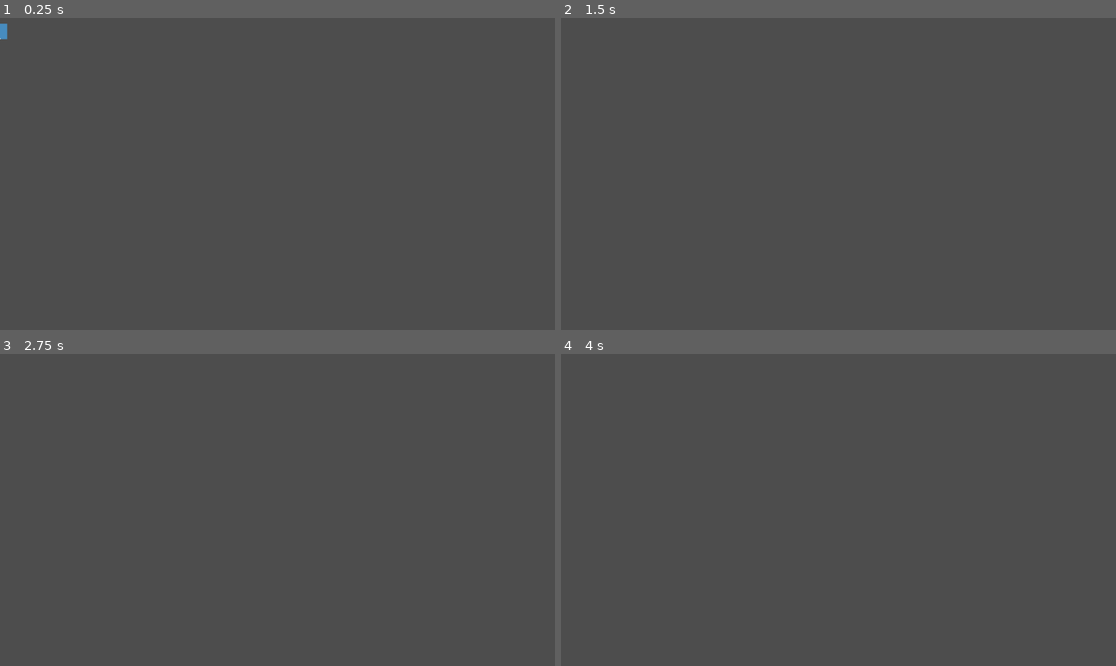
Above: before the commit, frames 1-4 (two rows, left to right).
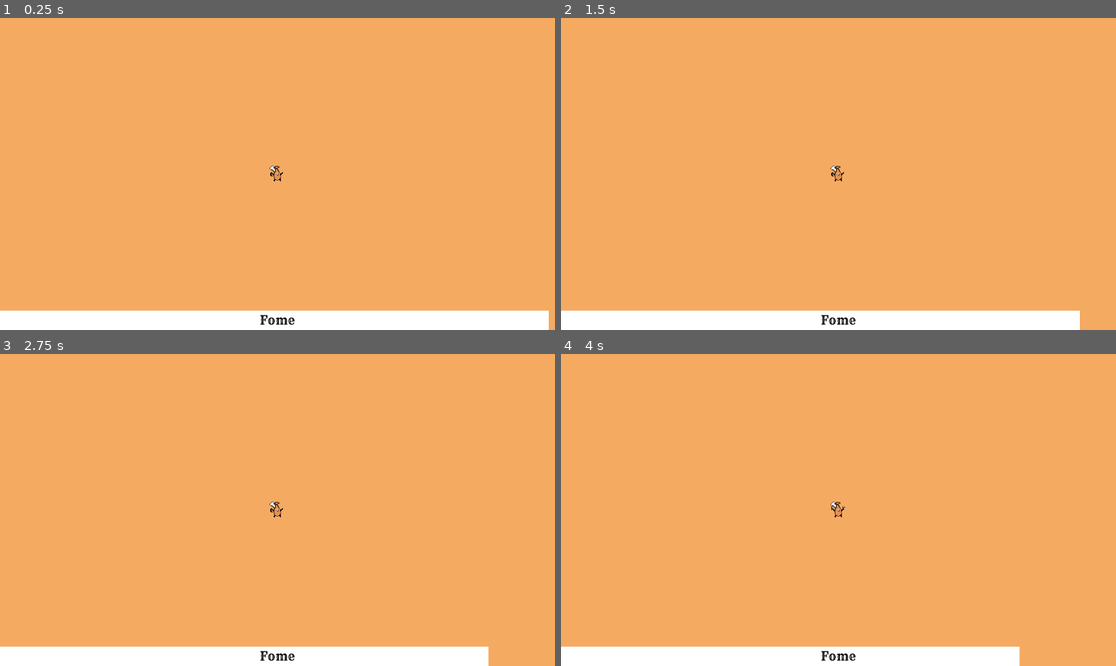
Above: after the commit, the same moments.

Repository: supergeekssertaozinho-tech/TCC-Quarta
Game: Godot game, scene res://Cenas/player.tscn
Same seed, same stepped clock (60 frames per second), same inputs: the game is played once before the commit and once after it. Before the commit the project starts from res://Player/player.tscn. The engine's default icon, where the game draws it, is replaced by a stand-in: a white triangle on a blue panel in a dark square.
Inputs:
- Up to frame 1 (0.25 s): no input
- Up to frame 2 (1.5 s): tap Enter (ui_accept) at 0.5, 0.77 s; hold Right (ui_right) from 0.53 s (still down)
- Up to frame 3 (2.75 s): tap Enter (ui_accept) at 1.52 s; release Right (ui_right) at 2.03 s; hold Left (ui_left) from 2.03 s (still down)
- Up to frame 4 (4 s): release Left (ui_left) at 2.78 s; hold Right (ui_right) from 2.78 s (still down); tap Enter (ui_accept) at 3.02, 3.77 s

The runs differ from the first frame. In frame 1, 100% of the frame differs, in the area x 0-100%, y 0-100%; in frame 2, 100%; in frame 3, 100%; in frame 4, 100%.

Commit message:
Atualizado 261125

Diff:
--- /dev/null
+++ b/tcc-quarta/Cenas/Bala.tscn
@@ -0,0 +1,61 @@
+[gd_scene load_steps=9 format=3 uid="uid://byuuocamxr61"]
+
+[ext_resource type="Script" uid="uid://ctjscio5i6hcv" path="res://Script/enemy.gd" id="1_r1v8s"]
+[ext_resource type="Texture2D" uid="uid://ctl7n8pu02afc" path="res://2Ds/Bala.png" id="2_r1v8s"]
+
+[sub_resource type="RectangleShape2D" id="RectangleShape2D_7xaro"]
+
+[sub_resource type="AtlasTexture" id="AtlasTexture_mghm4"]
+atlas = ExtResource("2_r1v8s")
+region = Rect2(0, 0, 32, 32)
+
+[sub_resource type="AtlasTexture" id="AtlasTexture_onmsj"]
+atlas = ExtResource("2_r1v8s")
+region = Rect2(32, 0, 32, 32)
+
+[sub_resource type="AtlasTexture" id="AtlasTexture_0dsfu"]
+atlas = ExtResource("2_r1v8s")
+region = Rect2(64, 0, 32, 32)
+
+[sub_resource type="SpriteFrames" id="SpriteFrames_3yqyl"]
+animations = [{
+"frames": [{
+"duration": 1.0,
+"texture": SubResource("AtlasTexture_mghm4")
+}, {
+"duration": 1.0,
+"texture": SubResource("AtlasTexture_onmsj")
+}, {
+"duration": 1.0,
+"texture": SubResource("AtlasTexture_0dsfu")
+}],
+"loop": true,
+"name": &"default",
+"speed": 6.0
+}]
+
+[sub_resource type="CircleShape2D" id="CircleShape2D_7k104"]
+
+[node name="Pudim" type="CharacterBody2D"]
+script = ExtResource("1_r1v8s")
+use_gravity = false
+use_raycast = false
+
+[node name="Collision" type="CollisionShape2D" parent="."]
+shape = SubResource("RectangleShape2D_7xaro")
+
+[node name="AnimatedSprite2D" type="AnimatedSprite2D" parent="."]
+sprite_frames = SubResource("SpriteFrames_3yqyl")
+autoplay = "default"
+frame_progress = 0.46861193
+
+[node name="RayCast2D" type="RayCast2D" parent="."]
+
+[node name="Area2D" type="Area2D" parent="."]
+
+[node name="CollisionShape2D" type="CollisionShape2D" parent="Area2D"]
+shape = SubResource("CircleShape2D_7k104")
+debug_color = Color(0.9953061, 0, 0.21541578, 0.41960785)
+
+[connection signal="body_entered" from="Area2D" to="." method="_on_area_2d_body_entered"]
+[connection signal="body_exited" from="Area2D" to="." method="_on_area_2d_body_exited"]
--- /dev/null
+++ b/tcc-quarta/Cenas/Bjinho.tscn
@@ -0,0 +1,61 @@
+[gd_scene load_steps=9 format=3 uid="uid://7fq057eyyyk2"]
+
+[ext_resource type="Script" uid="uid://ctjscio5i6hcv" path="res://Script/enemy.gd" id="1_yvlsx"]
+[ext_resource type="Texture2D" uid="uid://d0gytkxuxi8x1" path="res://2Ds/Bjinho.png" id="2_yvlsx"]
+
+[sub_resource type="RectangleShape2D" id="RectangleShape2D_7xaro"]
+
+[sub_resource type="AtlasTexture" id="AtlasTexture_ggl77"]
+atlas = ExtResource("2_yvlsx")
+region = Rect2(0, 0, 32, 32)
+
+[sub_resource type="AtlasTexture" id="AtlasTexture_cpv0j"]
+atlas = ExtResource("2_yvlsx")
+region = Rect2(32, 0, 32, 32)
+
+[sub_resource type="AtlasTexture" id="AtlasTexture_6bici"]
+atlas = ExtResource("2_yvlsx")
+region = Rect2(64, 0, 32, 32)
+
+[sub_resource type="SpriteFrames" id="SpriteFrames_3yqyl"]
+animations = [{
+"frames": [{
+"duration": 1.0,
+"texture": SubResource("AtlasTexture_ggl77")
+}, {
+"duration": 1.0,
+"texture": SubResource("AtlasTexture_cpv0j")
+}, {
+"duration": 1.0,
+"texture": SubResource("AtlasTexture_6bici")
+}],
+"loop": true,
+"name": &"default",
+"speed": 6.0
+}]
+
+[sub_resource type="CircleShape2D" id="CircleShape2D_7k104"]
+
+[node name="Pudim" type="CharacterBody2D"]
+script = ExtResource("1_yvlsx")
+use_gravity = false
+use_raycast = false
+
+[node name="Collision" type="CollisionShape2D" parent="."]
+shape = SubResource("RectangleShape2D_7xaro")
+
+[node name="AnimatedSprite2D" type="AnimatedSprite2D" parent="."]
+sprite_frames = SubResource("SpriteFrames_3yqyl")
+autoplay = "default"
+frame_progress = 0.5479566
+
+[node name="RayCast2D" type="RayCast2D" parent="."]
+
+[node name="Area2D" type="Area2D" parent="."]
+
+[node name="CollisionShape2D" type="CollisionShape2D" parent="Area2D"]
+shape = SubResource("CircleShape2D_7k104")
+debug_color = Color(0.9953061, 0, 0.21541578, 0.41960785)
+
+[connection signal="body_entered" from="Area2D" to="." method="_on_area_2d_body_entered"]
+[connection signal="body_exited" from="Area2D" to="." method="_on_area_2d_body_exited"]
--- /dev/null
+++ b/tcc-quarta/Cenas/Brigadeiro.tscn
@@ -0,0 +1,61 @@
+[gd_scene load_steps=9 format=3 uid="uid://tnkbbu4r0pt4"]
+
+[ext_resource type="Script" uid="uid://ctjscio5i6hcv" path="res://Script/enemy.gd" id="1_qoo5l"]
+[ext_resource type="Texture2D" uid="uid://b0jf84ylu3im5" path="res://2Ds/Brigadeiro.png" id="2_qoo5l"]
+
+[sub_resource type="RectangleShape2D" id="RectangleShape2D_7xaro"]
+
+[sub_resource type="AtlasTexture" id="AtlasTexture_3ype4"]
+atlas = ExtResource("2_qoo5l")
+region = Rect2(0, 0, 32, 32)
+
+[sub_resource type="AtlasTexture" id="AtlasTexture_8t4sj"]
+atlas = ExtResource("2_qoo5l")
+region = Rect2(32, 0, 32, 32)
+
+[sub_resource type="AtlasTexture" id="AtlasTexture_4xuxq"]
+atlas = ExtResource("2_qoo5l")
+region = Rect2(64, 0, 32, 32)
+
+[sub_resource type="SpriteFrames" id="SpriteFrames_3yqyl"]
+animations = [{
+"frames": [{
+"duration": 1.0,
+"texture": SubResource("AtlasTexture_3ype4")
+}, {
+"duration": 1.0,
+"texture": SubResource("AtlasTexture_8t4sj")
+}, {
+"duration": 1.0,
+"texture": SubResource("AtlasTexture_4xuxq")
+}],
+"loop": true,
+"name": &"default",
+"speed": 6.0
+}]
+
+[sub_resource type="CircleShape2D" id="CircleShape2D_7k104"]
+
+[node name="Pudim" type="CharacterBody2D"]
+script = ExtResource("1_qoo5l")
+use_gravity = false
+use_raycast = false
+
+[node name="Collision" type="CollisionShape2D" parent="."]
+shape = SubResource("RectangleShape2D_7xaro")
+
+[node name="AnimatedSprite2D" type="AnimatedSprite2D" parent="."]
+sprite_frames = SubResource("SpriteFrames_3yqyl")
+autoplay = "default"
+frame_progress = 0.5479566
+
+[node name="RayCast2D" type="RayCast2D" parent="."]
+
+[node name="Area2D" type="Area2D" parent="."]
+
+[node name="CollisionShape2D" type="CollisionShape2D" parent="Area2D"]
+shape = SubResource("CircleShape2D_7k104")
+debug_color = Color(0.9953061, 0, 0.21541578, 0.41960785)
+
+[connection signal="body_entered" from="Area2D" to="." method="_on_area_2d_body_entered"]
+[connection signal="body_exited" from="Area2D" to="." method="_on_area_2d_body_exited"]
--- a/tcc-quarta/Donut.tscn
+++ b/tcc-quarta/Cenas/Donut.tscn
@@ -1,6 +1,6 @@
-[gd_scene load_steps=13 format=3 uid="uid://d14g0d2ov8h8p"]
+[gd_scene load_steps=13 format=3 uid="uid://o06yrp7s3hfj"]
 
-[ext_resource type="Texture2D" uid="uid://s2q4ok5m00pd" path="res://donote-Sheet.png" id="1_ma2mq"]
+[ext_resource type="Texture2D" uid="uid://s2q4ok5m00pd" path="res://2Ds/donote-Sheet.png" id="1_ma2mq"]
 
 [sub_resource type="AtlasTexture" id="AtlasTexture_dl81w"]
 atlas = ExtResource("1_ma2mq")
@@ -81,6 +81,7 @@
 [node name="AnimatedSprite2D" type="AnimatedSprite2D" parent="."]
 texture_filter = 1
 sprite_frames = SubResource("SpriteFrames_gc2bs")
+autoplay = "default"
 frame_progress = 0.82189316
 
 [node name="CollisionShape2D" type="CollisionShape2D" parent="."]
--- a/tcc-quarta/Map.tscn
+++ b/tcc-quarta/Cenas/Map.tscn
@@ -1,24 +1,31 @@
-[gd_scene load_steps=4 format=4 uid="uid://1wfheumdjblh"]
+[gd_scene load_steps=4 format=4 uid="uid://jayc3cbyxj3u"]
 
-[ext_resource type="Texture2D" uid="uid://d3nanbo6u41pb" path="res://Tilemap-Sheet.png" id="1_gfjgm"]
+[ext_resource type="Texture2D" uid="uid://d3nanbo6u41pb" path="res://2Ds/Tilemap-Sheet.png" id="1_gfjgm"]
 
 [sub_resource type="TileSetAtlasSource" id="TileSetAtlasSource_0e48y"]
 texture = ExtResource("1_gfjgm")
 0:0/0 = 0
+0:0/0/physics_layer_0/polygon_0/points = PackedVector2Array(-8, -8, 8, -8, 8, 8, -8, 8)
 1:0/0 = 0
+1:0/0/physics_layer_0/polygon_0/points = PackedVector2Array(-8, -8, 8, -8, 8, 8, -8, 8)
 2:0/0 = 0
 3:0/0 = 0
 4:0/0 = 0
+4:0/0/physics_layer_0/polygon_0/points = PackedVector2Array(-8, -8, 8, -8, 8, 8, -8, 8)
 5:0/0 = 0
+5:0/0/physics_layer_0/polygon_0/points = PackedVector2Array(-8, -8, 8, -8, 8, 8, -8, 8)
 6:0/0 = 0
+6:0/0/physics_layer_0/polygon_0/points = PackedVector2Array(-8, -8, 8, -8, 8, 8, -8, 8)
 0:1/0 = 0
 1:1/0 = 0
 2:1/0 = 0
 3:1/0 = 0
 4:1/0 = 0
+4:1/0/physics_layer_0/polygon_0/points = PackedVector2Array(-8, -8, 8, -8, 8, 8, -8, 8)
 5:1/0 = 0
 6:1/0 = 0
 7:1/0 = 0
+7:1/0/physics_layer_0/polygon_0/points = PackedVector2Array(-8, -8, 8, -8, 8, 8, -8, 8)
 
 [sub_resource type="TileSet" id="TileSet_epypp"]
 physics_layer_0/collision_layer = 1
@@ -27,5 +34,6 @@
 [node name="Map" type="Node2D"]
 
 [node name="TileMapLayer" type="TileMapLayer" parent="."]
+position = Vector2(0, -12)
 tile_map_data = PackedByteArray("AAADACYAAAADAAAAAAADACcAAAADAAAAAAAEACcAAAACAAAAAAAFACcAAAADAAAAAAAGACcAAAACAAAAAAAHAC …(86032 unchanged characters)…
 tile_set = SubResource("TileSet_epypp")
--- /dev/null
+++ b/tcc-quarta/Cenas/Picole.tscn
@@ -0,0 +1,60 @@
+[gd_scene load_steps=9 format=3 uid="uid://f0okr21ijibe"]
+
+[ext_resource type="Script" uid="uid://ctjscio5i6hcv" path="res://Script/enemy.gd" id="1_k7ioo"]
+[ext_resource type="Texture2D" uid="uid://wcygocha3yt7" path="res://2Ds/Picole.png" id="2_k7ioo"]
+
+[sub_resource type="RectangleShape2D" id="RectangleShape2D_7xaro"]
+
+[sub_resource type="AtlasTexture" id="AtlasTexture_g6ln7"]
+atlas = ExtResource("2_k7ioo")
+region = Rect2(0, 0, 32, 32)
+
+[sub_resource type="AtlasTexture" id="AtlasTexture_cowk2"]
+atlas = ExtResource("2_k7ioo")
+region = Rect2(32, 0, 32, 32)
+
+[sub_resource type="AtlasTexture" id="AtlasTexture_js2k0"]
+atlas = ExtResource("2_k7ioo")
+region = Rect2(64, 0, 32, 32)
+
+[sub_resource type="SpriteFrames" id="SpriteFrames_3yqyl"]
+animations = [{
+"frames": [{
+"duration": 1.0,
+"texture": SubResource("AtlasTexture_g6ln7")
+}, {
+"duration": 1.0,
+"texture": SubResource("AtlasTexture_cowk2")
+}, {
+"duration": 1.0,
+"texture": SubResource("AtlasTexture_js2k0")
+}],
+"loop": true,
+"name": &"default",
+"speed": 6.0
+}]
+
+[sub_resource type="CircleShape2D" id="CircleShape2D_7k104"]
+
+[node name="Pudim" type="CharacterBody2D"]
+script = ExtResource("1_k7ioo")
+use_gravity = false
+use_raycast = false
+
+[node name="Collision" type="CollisionShape2D" parent="."]
+shape = SubResource("RectangleShape2D_7xaro")
+
+[node name="AnimatedSprite2D" type="AnimatedSprite2D" parent="."]
+sprite_frames = SubResource("SpriteFrames_3yqyl")
+frame_progress = 0.5479566
+
+[node name="RayCast2D" type="RayCast2D" parent="."]
+
+[node name="Area2D" type="Area2D" parent="."]
+
+[node name="CollisionShape2D" type="CollisionShape2D" parent="Area2D"]
+shape = SubResource("CircleShape2D_7k104")
+debug_color = Color(0.9953061, 0, 0.21541578, 0.41960785)
+
+[connection signal="body_entered" from="Area2D" to="." method="_on_area_2d_body_entered"]
+[connection signal="body_exited" from="Area2D" to="." method="_on_area_2d_body_exited"]
--- /dev/null
+++ b/tcc-quarta/Cenas/Pudim.tscn
@@ -0,0 +1,60 @@
+[gd_scene load_steps=9 format=3 uid="uid://cjpjsttyvm7hc"]
+
+[ext_resource type="Script" uid="uid://ctjscio5i6hcv" path="res://Script/enemy.gd" id="1_l02jg"]
+[ext_resource type="Texture2D" uid="uid://d2ioa02pt1hal" path="res://2Ds/Pudim.png" id="2_72qbd"]
+
+[sub_resource type="RectangleShape2D" id="RectangleShape2D_7xaro"]
+
+[sub_resource type="AtlasTexture" id="AtlasTexture_qi2p4"]
+atlas = ExtResource("2_72qbd")
+region = Rect2(0, 0, 32, 32)
+
+[sub_resource type="AtlasTexture" id="AtlasTexture_iifgy"]
+atlas = ExtResource("2_72qbd")
+region = Rect2(32, 0, 32, 32)
+
+[sub_resource type="AtlasTexture" id="AtlasTexture_epg4t"]
+atlas = ExtResource("2_72qbd")
+region = Rect2(64, 0, 32, 32)
+
+[sub_resource type="SpriteFrames" id="SpriteFrames_3yqyl"]
+animations = [{
+"frames": [{
+"duration": 1.0,
+"texture": SubResource("AtlasTexture_qi2p4")
+}, {
+"duration": 1.0,
+"texture": SubResource("AtlasTexture_iifgy")
+}, {
+"duration": 1.0,
+"texture": SubResource("AtlasTexture_epg4t")
+}],
+"loop": true,
+"name": &"default",
+"speed": 6.0
+}]
+
+[sub_resource type="CircleShape2D" id="CircleShape2D_7k104"]
+
+[node name="Pudim" type="CharacterBody2D"]
+script = ExtResource("1_l02jg")
+use_gravity = false
+use_raycast = false
+
+[node name="Collision" type="CollisionShape2D" parent="."]
+shape = SubResource("RectangleShape2D_7xaro")
+
+[node name="AnimatedSprite2D" type="AnimatedSprite2D" parent="."]
+sprite_frames = SubResource("SpriteFrames_3yqyl")
+frame_progress = 0.5479566
+
+[node name="RayCast2D" type="RayCast2D" parent="."]
+
+[node name="Area2D" type="Area2D" parent="."]
+
+[node name="CollisionShape2D" type="CollisionShape2D" parent="Area2D"]
+shape = SubResource("CircleShape2D_7k104")
+debug_color = Color(0.9953061, 0, 0.21541578, 0.41960785)
+
+[connection signal="body_entered" from="Area2D" to="." method="_on_area_2d_body_entered"]
+[connection signal="body_exited" from="Area2D" to="." method="_on_area_2d_body_exited"]
--- /dev/null
+++ b/tcc-quarta/Cenas/WWs.tscn
@@ -0,0 +1,60 @@
+[gd_scene load_steps=9 format=3 uid="uid://c6yqppxtq0aq8"]
+
+[ext_resource type="Script" uid="uid://ctjscio5i6hcv" path="res://Script/enemy.gd" id="1_7njve"]
+[ext_resource type="Texture2D" uid="uid://2se8hoixcgq" path="res://2Ds/WWs.png" id="2_7njve"]
+
+[sub_resource type="RectangleShape2D" id="RectangleShape2D_7xaro"]
+
+[sub_resource type="AtlasTexture" id="AtlasTexture_2ha0k"]
+atlas = ExtResource("2_7njve")
+region = Rect2(0, 0, 32, 32)
+
+[sub_resource type="AtlasTexture" id="AtlasTexture_j4u51"]
+atlas = ExtResource("2_7njve")
+region = Rect2(32, 0, 32, 32)
+
+[sub_resource type="AtlasTexture" id="AtlasTexture_ponb6"]
+atlas = ExtResource("2_7njve")
+region = Rect2(64, 0, 32, 32)
+
+[sub_resource type="SpriteFrames" id="SpriteFrames_3yqyl"]
+animations = [{
+"frames": [{
+"duration": 1.0,
+"texture": SubResource("AtlasTexture_2ha0k")
+}, {
+"duration": 1.0,
+"texture": SubResource("AtlasTexture_j4u51")
+}, {
+"duration": 1.0,
+"texture": SubResource("AtlasTexture_ponb6")
+}],
+"loop": true,
+"name": &"default",
+"speed": 6.0
+}]
+
+[sub_resource type="CircleShape2D" id="CircleShape2D_7k104"]
+
+[node name="Pudim" type="CharacterBody2D"]
+script = ExtResource("1_7njve")
+use_gravity = false
+use_raycast = false
+
+[node name="Collision" type="CollisionShape2D" parent="."]
+shape = SubResource("RectangleShape2D_7xaro")
+
+[node name="AnimatedSprite2D" type="AnimatedSprite2D" parent="."]
+sprite_frames = SubResource("SpriteFrames_3yqyl")
+frame_progress = 0.5479566
+
+[node name="RayCast2D" type="RayCast2D" parent="."]
+
+[node name="Area2D" type="Area2D" parent="."]
+
+[node name="CollisionShape2D" type="CollisionShape2D" parent="Area2D"]
+shape = SubResource("CircleShape2D_7k104")
+debug_color = Color(0.9953061, 0, 0.21541578, 0.41960785)
+
+[connection signal="body_entered" from="Area2D" to="." method="_on_area_2d_body_entered"]
+[connection signal="body_exited" from="Area2D" to="." method="_on_area_2d_body_exited"]
--- /dev/null
+++ b/tcc-quarta/Cenas/player.tscn
@@ -0,0 +1,59 @@
+[gd_scene load_steps=9 format=3 uid="uid://dfwev86h7m2qf"]
+
+[ext_resource type="Script" uid="uid://c1hqraavxudyu" path="res://Script/player.gd" id="1_4ntmi"]
+[ext_resource type="Texture2D" uid="uid://bgam6kknedlk5" path="res://2Ds/Coxiry.png" id="2_4ntmi"]
+[ext_resource type="PackedScene" uid="uid://c84rarpi34b7x" path="res://Cenas/Fome.tscn" id="3_btcbx"]
+
+[sub_resource type="AtlasTexture" id="AtlasTexture_btcbx"]
+atlas = ExtResource("2_4ntmi")
+region = Rect2(0, 0, 32, 32)
+
+[sub_resource type="AtlasTexture" id="AtlasTexture_gwnis"]
+atlas = ExtResource("2_4ntmi")
+region = Rect2(32, 0, 32, 32)
+
+[sub_resource type="AtlasTexture" id="AtlasTexture_k53q1"]
+atlas = ExtResource("2_4ntmi")
+region = Rect2(64, 0, 32, 32)
+
+[sub_resource type="SpriteFrames" id="SpriteFrames_qtieq"]
+animations = [{
+"frames": [{
+"duration": 1.0,
+"texture": SubResource("AtlasTexture_btcbx")
+}, {
+"duration": 1.0,
+"texture": SubResource("AtlasTexture_gwnis")
+}, {
+"duration": 1.0,
+"texture": SubResource("AtlasTexture_k53q1")
+}],
+"loop": true,
+"name": &"Idle",
+"speed": 5.0
+}]
+
+[sub_resource type="RectangleShape2D" id="RectangleShape2D_6eg3q"]
+size = Vector2(15, 32)
+
+[node name="Player" type="CharacterBody2D"]
+script = ExtResource("1_4ntmi")
+
+[node name="AnimatedSprite2D" type="AnimatedSprite2D" parent="."]
+position = Vector2(-1, -1)
+sprite_frames = SubResource("SpriteFrames_qtieq")
+animation = &"Idle"
+autoplay = "Idle"
+frame_progress = 0.02381803
+
+[node name="CollisionShape2D" type="CollisionShape2D" parent="."]
+position = Vector2(-0.5, -1)
+shape = SubResource("RectangleShape2D_6eg3q")
+
+[node name="Camera2D" type="Camera2D" parent="."]
+
+[node name="Fome" parent="." instance=ExtResource("3_btcbx")]
+offset_left = -576.0
+offset_top = -288.0
+offset_right = -576.0
+offset_bottom = -288.0
--- a/tcc-quarta/Player/player.tscn
+++ /dev/null
@@ -1,56 +0,0 @@
-[gd_scene load_steps=9 format=3 uid="uid://dfwev86h7m2qf"]
-
-[ext_resource type="Script" uid="uid://c1hqraavxudyu" path="res://Player/player.gd" id="1_4ntmi"]
-[ext_resource type="Texture2D" uid="uid://cqcrpaw08st8m" path="res://icon.svg" id="2_btcbx"]
-
-[sub_resource type="AtlasTexture" id="AtlasTexture_vvw5e"]
-atlas = ExtResource("2_btcbx")
-region = Rect2(32, 32, 32, 32)
-
-[sub_resource type="AtlasTexture" id="AtlasTexture_inwu4"]
-atlas = ExtResource("2_btcbx")
-region = Rect2(64, 32, 32, 32)
-
-[sub_resource type="AtlasTexture" id="AtlasTexture_srlcf"]
-atlas = ExtResource("2_btcbx")
-region = Rect2(64, 64, 32, 32)
-
-[sub_resource type="AtlasTexture" id="AtlasTexture_nfgwh"]
-atlas = ExtResource("2_btcbx")
-region = Rect2(32, 64, 32, 32)
-
-[sub_resource type="SpriteFrames" id="SpriteFrames_qtieq"]
-animations = [{
-"frames": [{
-"duration": 1.0,
-"texture": SubResource("AtlasTexture_vvw5e")
-}, {
-"duration": 1.0,
-"texture": SubResource("AtlasTexture_inwu4")
-}, {
-"duration": 1.0,
-"texture": SubResource("AtlasTexture_srlcf")
-}, {
-"duration": 1.0,
-"texture": SubResource("AtlasTexture_nfgwh")
-}],
-"loop": true,
-"name": &"default",
-"speed": 5.0
-}]
-
-[sub_resource type="RectangleShape2D" id="RectangleShape2D_6eg3q"]
-size = Vector2(33, 32)
-
-[node name="Player" type="CharacterBody2D"]
-script = ExtResource("1_4ntmi")
-
-[node name="AnimatedSprite2D" type="AnimatedSprite2D" parent="."]
-position = Vector2(-1, -1)
-sprite_frames = SubResource("SpriteFrames_qtieq")
-frame = 1
-frame_progress = 0.94064206
-
-[node name="CollisionShape2D" type="CollisionShape2D" parent="."]
-position = Vector2(-1, -1)
-shape = SubResource("RectangleShape2D_6eg3q")
--- a/tcc-quarta/enemy.gd
+++ b/tcc-quarta/Script/enemy.gd
@@ -17,7 +17,7 @@
 var player_ref: Node = null
 
 # --- Referências que EXISTEM ---
-@onready var sprite: Sprite2D = $Sprite2D
+@onready var animation: AnimatedSprite2D = $AnimatedSprite2D
 @onready var detection_area: Area2D = $Area2D
 @onready var floor_check: RayCast2D = $RayCast2D
 
@@ -69,7 +69,7 @@
 			moving_right = not moving_right
 
 	# Flip horizontal
-	sprite.flip_h = not moving_right
+	animation.flip_h = not moving_right
 
 # --- Ataque ---
 func _attack() -> void:
@@ -79,7 +79,7 @@
 
 	var direction = sign(player_ref.global_position.x - global_position.x)
 	velocity.x = direction * move_speed * 1.6
-	sprite.flip_h = direction < 0
+	animation.flip_h = direction < 0
 
 # --- Fuga ---
 func _flee() -> void:
@@ -89,7 +89,7 @@
 
 	var direction = -sign(player_ref.global_position.x - global_position.x)
 	velocity.x = direction * move_speed * 1.4
-	sprite.flip_h = direction < 0
+	animation.flip_h = direction < 0
 
 # --- Detecção ---
 func _on_detection_area_body_entered(body: Node) -> void:
--- a/tcc-quarta/enemy.tscn
+++ /dev/null
@@ -1,31 +0,0 @@
-[gd_scene load_steps=5 format=3 uid="uid://brd744iybjsfg"]
-
-[ext_resource type="Script" uid="uid://ctjscio5i6hcv" path="res://enemy.gd" id="1_7k104"]
-[ext_resource type="Texture2D" uid="uid://cqcrpaw08st8m" path="res://icon.svg" id="2_4gyqm"]
-
-[sub_resource type="RectangleShape2D" id="RectangleShape2D_7xaro"]
-
-[sub_resource type="CircleShape2D" id="CircleShape2D_7k104"]
-
-[node name="Enemy" type="CharacterBody2D"]
-script = ExtResource("1_7k104")
-use_gravity = false
-use_raycast = false
-
-[node name="Collision" type="CollisionShape2D" parent="."]
-shape = SubResource("RectangleShape2D_7xaro")
-
-[node name="Sprite2D" type="Sprite2D" parent="."]
-scale = Vector2(0.1875, 0.1875)
-texture = ExtResource("2_4gyqm")
-
-[node name="RayCast2D" type="RayCast2D" parent="."]
-
-[node name="Area2D" type="Area2D" parent="."]
-
-[node name="CollisionShape2D" type="CollisionShape2D" parent="Area2D"]
-shape = SubResource("CircleShape2D_7k104")
-debug_color = Color(0.9953061, 0, 0.21541578, 0.41960785)
-
-[connection signal="body_entered" from="Area2D" to="." method="_on_area_2d_body_entered"]
-[connection signal="body_exited" from="Area2D" to="." method="_on_area_2d_body_exited"]
--- a/tcc-quarta/project.godot
+++ b/tcc-quarta/project.godot
@@ -18,3 +18,4 @@
 [rendering]
 
 textures/canvas_textures/default_texture_filter=0
+environment/defaults/default_clear_color=Color(0.9607843, 0.6666667, 0.38039216, 1)
--- a/tcc-quarta/ray_cast_2d.gd
+++ /dev/null
@@ -1,90 +0,0 @@
-extends CharacterBody2D
-
-# --- Configurações de movimento ---
-@export var move_speed: float = 100.0
-@export var gravity: float = 1000.0
-@export var patrol_distance: float = 200.0
-
-# --- Estado ---
-enum State { PATROL, ATTACK, FLEE }
-var state: State = State.PATROL
-var moving_right: bool = true
-var start_position: Vector2
-var player_ref: Node = null
-
-# --- Referências a nós filhos ---
-@onready var sprite: Sprite2D = $Sprite2D
-@onready var detection_area: Area2D = $DetectionArea
-
-func _ready() -> void:
-	start_position = global_position
-
-	# Conecta sinais de detecção
-	detection_area.body_entered.connect(_on_detection_area_body_entered)
-	detection_area.body_exited.connect(_on_detection_area_body_exited)
-
-func _physics_process(delta: float) -> void:
-	# Aplica gravidade
-	if not is_on_floor():
-		velocity.y += gravity * delta
-
-	# Executa lógica conforme o estado
-	match state:
-		State.PATROL:
-			_patrol()
-		State.ATTACK:
-			_attack()
-		State.FLEE:
-			_flee()
-
-	move_and_slide()
-
-# --- Movimentação de patrulha ---
-func _patrol() -> void:
-	velocity.x = move_speed if moving_right else -move_speed
-
-	# Limites da patrulha
-	if moving_right and global_position.x > start_position.x + patrol_distance:
-		moving_right = false
-	elif not moving_right and global_position.x < start_position.x - patrol_distance:
-		moving_right = true
-
-	sprite.flip_h = not moving_right
-
-# --- Comportamento de ataque ---
-func _attack() -> void:
-	if not player_ref:
-		state = State.PATROL
-		return
-
-	var direction := sign(player_ref.global_position.x - global_position.x)
-	velocity.x = direction * move_speed * 1.6
-	sprite.flip_h = direction < 0
-
-# --- Comportamento de fuga ---
-func _flee() -> void:
-	if not player_ref:
-		state = State.PATROL
-		return
-
-	var direction := -sign(player_ref.global_position.x - global_position.x)
-	velocity.x = direction * move_speed * 1.4
-	sprite.flip_h = direction < 0
-
-# --- Detecção do Player ---
-func _on_detection_area_body_entered(body: Node) -> void:
-	if body.is_in_group("Player"):
-		player_ref = body
-
-		# Checa o valor de fome do player (de 0 a 100)
-		var hunger := body.hunger if body.has_variable("hunger") else 0
-
-		if hunger >= 80:
-			state = State.ATTACK
-		else:
-			state = State.FLEE
-
-func _on_detection_area_body_exited(body: Node) -> void:
-	if body == player_ref:
-		player_ref = null
-		state = State.PATROL
--- a/tcc-quarta/world.tscn
+++ /dev/null
@@ -1,12 +0,0 @@
-[gd_scene load_steps=3 format=3 uid="uid://vd0r7l5b40tu"]
-
-[ext_resource type="PackedScene" uid="uid://c84rarpi34b7x" path="res://Fome.tscn" id="1_fj7yv"]
-[ext_resource type="PackedScene" uid="uid://dfwev86h7m2qf" path="res://Player/player.tscn" id="2_tlwt5"]
-
-[node name="world" type="Node2D"]
-
-[node name="Fome" parent="." instance=ExtResource("1_fj7yv")]
-
-[node name="Player" parent="." node_paths=PackedStringArray("hunger_system") instance=ExtResource("2_tlwt5")]
-hunger_system = NodePath("../Fome")
-gravity_enabled = false
Renamed: tcc-quarta/Bala.png -> tcc-quarta/2Ds/Bala.png
Not shown, changed: tcc-quarta/2Ds/Bala.png.import
Renamed: tcc-quarta/Bjinho.png -> tcc-quarta/2Ds/Bjinho.png
Not shown, changed: tcc-quarta/2Ds/Bjinho.png.import
Renamed: tcc-quarta/Brigadeiro.png -> tcc-quarta/2Ds/Brigadeiro.png
Not shown, changed: tcc-quarta/2Ds/Brigadeiro.png.import
Renamed: tcc-quarta/Candy1.png -> tcc-quarta/2Ds/Candy1.png
Not shown, changed: tcc-quarta/2Ds/Candy1.png.import
Renamed: tcc-quarta/Cereja1.png -> tcc-quarta/2Ds/Cereja1.png
Not shown, changed: tcc-quarta/2Ds/Cereja1.png.import
Renamed: tcc-quarta/Coxiry.png -> tcc-quarta/2Ds/Coxiry.png
Not shown, changed: tcc-quarta/2Ds/Coxiry.png.import
(and 20 more such lines)
